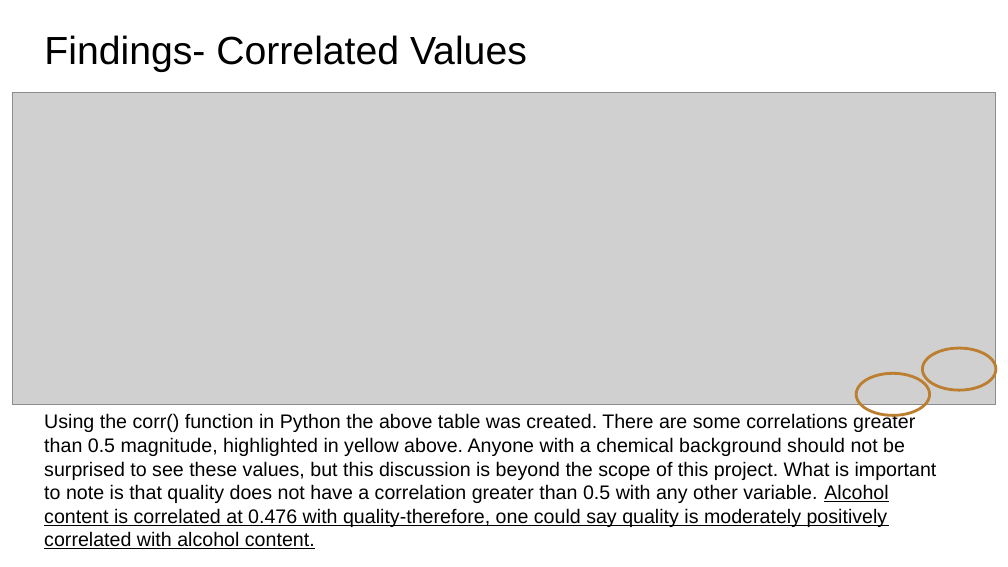
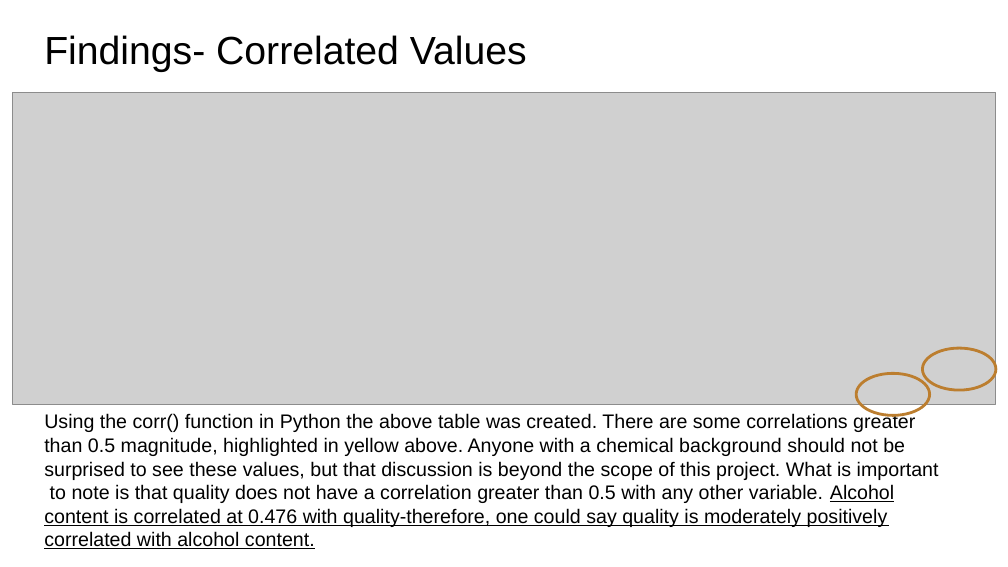
Before and after one commit to MichaelJ8/Wine-Rating-Prediction-Decision-Tree, a slide deck: slide 9 of DSE 200X_final Project Presentation.pptx (slide 10 before the commit). Drawn at 1008x567 pixels with LibreOffice and Linux fonts; fonts in the diff are those of the drawing; grey boxes stand for pictures. Boxes give left, top, right and bottom in pixels: in the first picture for what was removed or moved away, otherwise in the second. Text is boxed around its words. In the diff, an @@ line names an element or a change of style, - is before the commit and + after.

Commit message:
Update

```diff
--- a/DSE 200X_final Project Presentation.pptx
+++ b/DSE 200X_final Project Presentation.pptx
@@ text at [44,413,939,549]: text changed @@
-Using the corr() function in Python the above table was created. There are some correlations greater than 0.5 magnitude, highlighted in yellow above. Anyone with a chemical background should not be surprised to see these values, but this discussion is beyond the scope of this project. What is important to note is that quality does not have a correlation greater than 0.5 with any other variable. Alcohol content is correlated at 0.476 with quality-therefore, one could say quality is moderately positively correlated with alcohol content.
+Using the corr() function in Python the above table was created. There are some correlations greater than 0.5 magnitude, highlighted in yellow above. Anyone with a chemical background should not be surprised to see these values, but that discussion is beyond the scope of this project. What is important to note is that quality does not have a correlation greater than 0.5 with any other variable. Alcohol content is correlated at 0.476 with quality-therefore, one could say quality is moderately positively correlated with alcohol content.
```
Also in this commit, not shown: 10 other slides changed, 1 slide removed.
